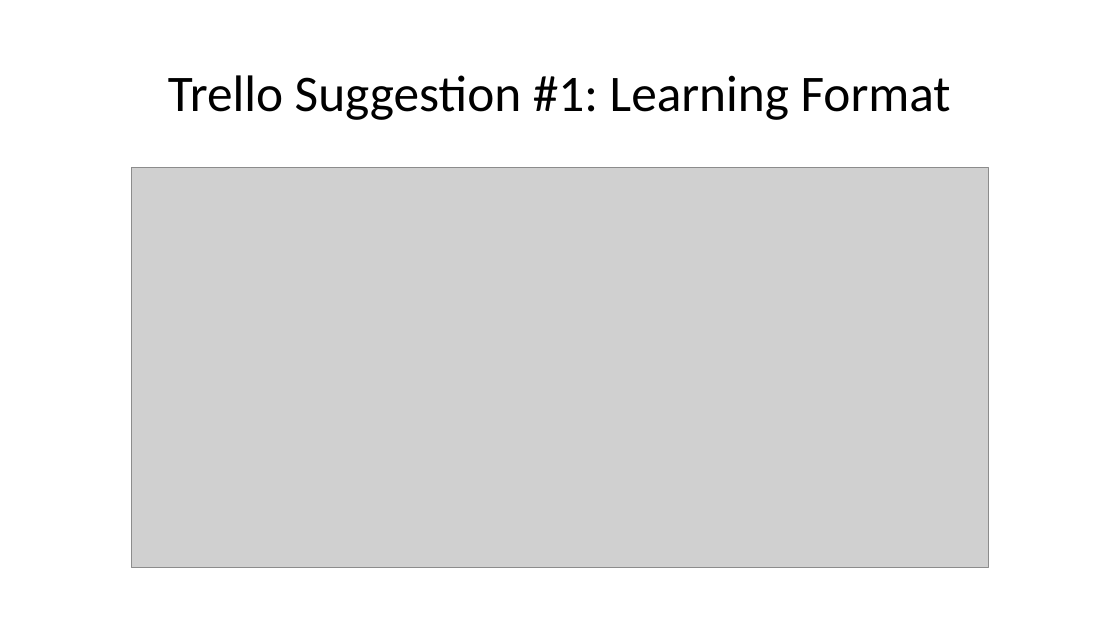
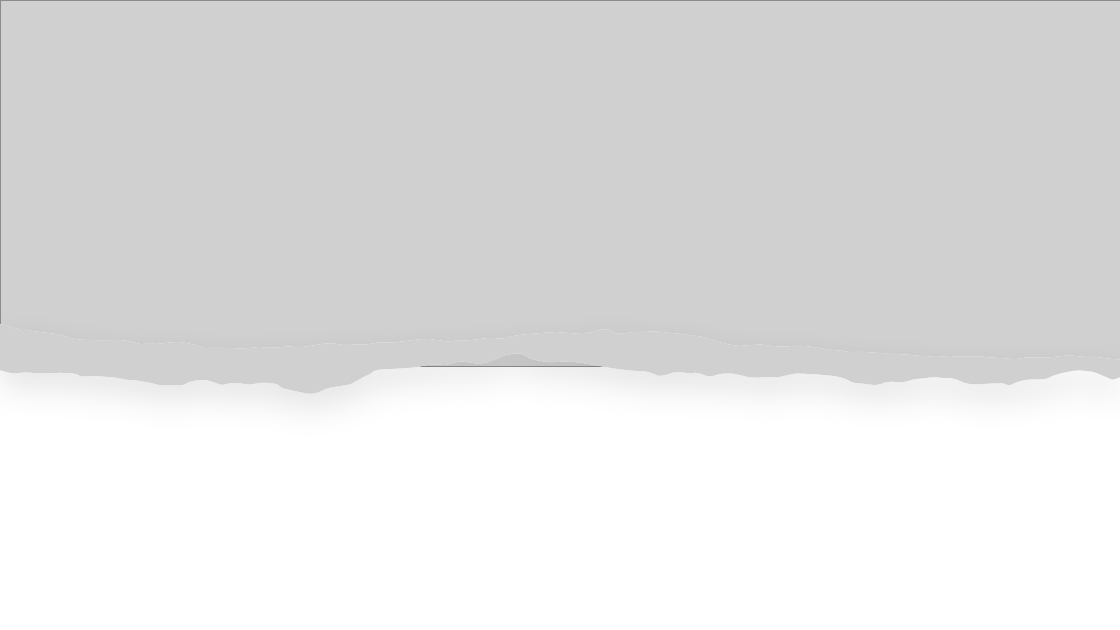
Before and after one commit to jorrtayl/Group-Project, a slide deck: slide 8 of Group Project.pptx. Drawn at 1120x630 pixels with LibreOffice and Linux fonts; fonts in the diff are those of the drawing; grey boxes stand for pictures. Boxes give left, top, right and bottom in pixels: in the first picture for what was removed or moved away, otherwise in the second. Text is boxed around its words. In the diff, an @@ line names an element or a change of style, - is before the commit and + after.

```diff
--- a/Group Project.pptx
+++ b/Group Project.pptx
@@ picture: place and size @@
-picture at (132,168,989,568)
+picture at (0,0,1120,366)
@@ title removed at (168,75,951,120) @@
-Trello Suggestion #1: Learning Format
@@ freeform shape added at (0,324,1120,394), fill #FFFFFF @@
@@ picture added at (0,324,1120,394) @@
```
Also in this commit, not shown: 8 other slides changed, 1 slide added.
